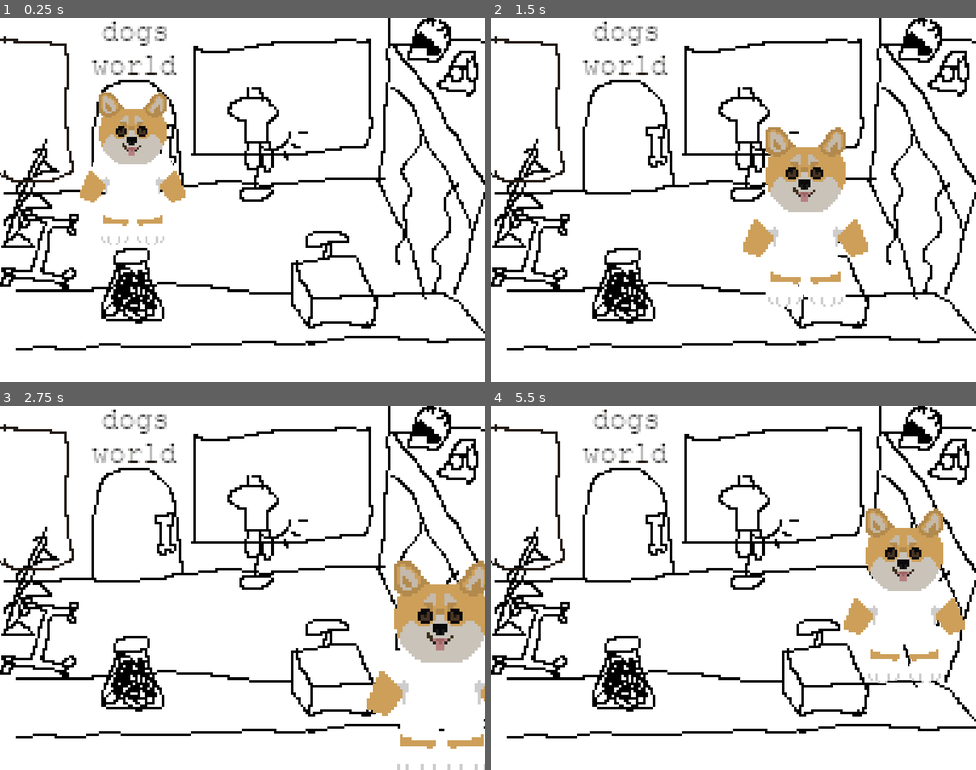
Above: before the commit, frames 1-4 (two rows, left to right).
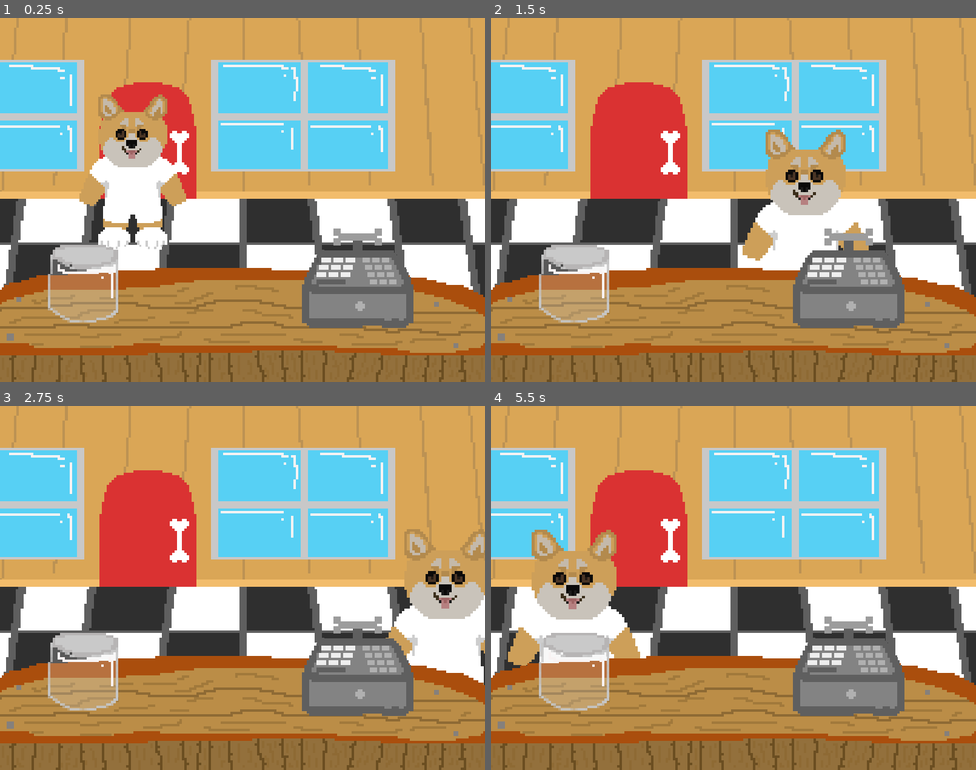
Above: after the commit, the same moments.

Repository: Katie-N/Its-a-Dogs-World
Game: Godot game, scene res://Scenes/Shop/shop.tscn
Two runs of this game, one before a commit and one after it. Both use one fixed random seed, a clock stepped at 60 frames per second and the inputs below. The project has no main scene, so this scene is started directly.
Inputs:
- Up to frame 1 (0.25 s): no input
- Up to frame 2 (1.5 s): tap Enter at 0.5 s; hold Right (move_right) 0.53-1.28 s; hold S (move_down) from 1.28 s (still down)
- Up to frame 3 (2.75 s): release S (move_down) at 2.03 s; hold Right (move_right) from 2.03 s (still down)
- Up to frame 4 (5.5 s): release Right (move_right) at 2.78 s; hold W (move_up) 2.78-3.53 s; hold A (move_left) 3.53-5.03 s; hold S (move_down) from 5.03 s (still down)

The runs differ from the first frame. In frame 1, 87% of the frame differs, in the area x 0-100%, y 0-100%; in frame 2, 88%; in frame 3, 92%; in frame 4, 91%.
Error in both runs: Attempt to call function 'get_var' in base 'null instance' on a null instance. (res://Src/sharedComponents/saver_loader.gd:74)

Commit message:
Added liam's artwork to the shop

Diff:
--- a/Scenes/Shop/shop.tscn
+++ b/Scenes/Shop/shop.tscn
@@ -2,6 +2,13 @@
 
 [ext_resource type="Texture2D" uid="uid://bbni7w7yrxpvj" path="res://Art/Backgrounds/Background Mockup.png" id="1_78vcx"]
 [ext_resource type="PackedScene" uid="uid://chb2ksgqf6a6r" path="res://Scenes/SharedComponents/dogCharacter.tscn" id="2_dqdqq"]
+[ext_resource type="Texture2D" uid="uid://crn1ecfsl6i6s" path="res://Art/Backgrounds/Shop/wall.png" id="2_kcc5r"]
+[ext_resource type="Texture2D" uid="uid://cbhditwryrebs" path="res://Art/Backgrounds/Shop/floor.png" id="3_xybqi"]
+[ext_resource type="Texture2D" uid="uid://b8vhw8tjwjltg" path="res://Art/Backgrounds/Shop/door.png" id="4_cjwgl"]
+[ext_resource type="Texture2D" uid="uid://djlfmcxvbgtle" path="res://Art/Backgrounds/Shop/window.png" id="5_fsgtm"]
+[ext_resource type="Texture2D" uid="uid://bdce1v7siwym0" path="res://Art/Backgrounds/Shop/counter.png" id="7_oha7t"]
+[ext_resource type="Texture2D" uid="uid://bpqeg2bejtvl3" path="res://Art/Backgrounds/Shop/tip jar.png" id="8_ps16d"]
+[ext_resource type="Texture2D" uid="uid://75m402oegmig" path="res://Art/Backgrounds/Shop/cash register.png" id="9_m2v70"]
 
 [sub_resource type="RectangleShape2D" id="RectangleShape2D_8dak6"]
 size = Vector2(20, 616)
@@ -9,16 +16,13 @@
 [sub_resource type="RectangleShape2D" id="RectangleShape2D_w8bjl"]
 size = Vector2(827, 20)
 
+[sub_resource type="RectangleShape2D" id="RectangleShape2D_kcc5r"]
+size = Vector2(801.85535, 295.99908)
+
 [sub_resource type="RectangleShape2D" id="RectangleShape2D_dqdqq"]
-size = Vector2(635, 299.57428)
+size = Vector2(801.85535, 201.787)
 
 [node name="Shop" type="Node2D" unique_id=11903330]
-
-[node name="BackgroundMockup" type="Sprite2D" parent="." unique_id=1847400979]
-texture_filter = 1
-position = Vector2(399.33334, 299)
-scale = Vector2(4.0133333, 4.0133333)
-texture = ExtResource("1_78vcx")
 
 [node name="Level Border" type="StaticBody2D" parent="." unique_id=1994149378]
 
@@ -38,14 +42,71 @@
 position = Vector2(403.5, 610)
 shape = SubResource("RectangleShape2D_w8bjl")
 
-[node name="Walls" type="StaticBody2D" parent="." unique_id=932934400]
+[node name="BackgroundMockup" type="Sprite2D" parent="." unique_id=1847400979]
+texture_filter = 1
+position = Vector2(399.33334, 299)
+scale = Vector2(4.0133333, 4.0133333)
+texture = ExtResource("1_78vcx")
 
-[node name="CollisionShape2D" type="CollisionShape2D" parent="Walls" unique_id=433553806]
-position = Vector2(315.4293, 129.41754)
-rotation = -0.033934284
-shape = SubResource("RectangleShape2D_dqdqq")
+[node name="Background" type="Node2D" parent="." unique_id=952078312]
+position = Vector2(-974, -653)
+scale = Vector2(4.0055456, 4.0055456)
+
+[node name="Wall" type="Sprite2D" parent="Background" unique_id=1303746513]
+position = Vector2(343, 238.00002)
+texture = ExtResource("2_kcc5r")
+
+[node name="Walls" type="StaticBody2D" parent="Background/Wall" unique_id=932934400]
+position = Vector2(-99.83711, -74.97604)
+scale = Vector2(0.24965389, 0.24965389)
+
+[node name="CollisionShape2D" type="CollisionShape2D" parent="Background/Wall/Walls" unique_id=433553806]
+position = Vector2(397.99503, 148.0075)
+rotation = -0.002494458
+shape = SubResource("RectangleShape2D_kcc5r")
+
+[node name="Floor" type="Sprite2D" parent="Background" unique_id=631873052]
+position = Vector2(342.77478, 273.371)
+texture = ExtResource("3_xybqi")
+
+[node name="Door" type="Sprite2D" parent="Background" unique_id=515715816]
+position = Vector2(304.07837, 213.45403)
+texture = ExtResource("4_cjwgl")
+
+[node name="Window" type="Sprite2D" parent="Background" unique_id=1966620950]
+position = Vector2(367.9898, 203.21826)
+texture = ExtResource("5_fsgtm")
+
+[node name="Window2" type="Sprite2D" parent="Background" unique_id=676546841]
+position = Vector2(239.91736, 203.21825)
+texture = ExtResource("5_fsgtm")
 
 [node name="DogCharacter" parent="." unique_id=1917843070 instance=ExtResource("2_dqdqq")]
 position = Vector2(219.00002, 250)
 scale = Vector2(0.44961163, 0.44961163)
 static_size = false
+
+[node name="Foreground" type="Node2D" parent="." unique_id=1440345645]
+position = Vector2(-974, -653)
+scale = Vector2(4.0055456, 4.0055456)
+
+[node name="Counter" type="Sprite2D" parent="Foreground" unique_id=1568996705]
+position = Vector2(343.0244, 289.34894)
+texture = ExtResource("7_oha7t")
+
+[node name="Walls" type="StaticBody2D" parent="Foreground/Counter" unique_id=1822136265]
+position = Vector2(-99.83711, -74.97604)
+scale = Vector2(0.24965389, 0.24965389)
+
+[node name="CollisionShape2D" type="CollisionShape2D" parent="Foreground/Counter/Walls" unique_id=2080920368]
+position = Vector2(397.02423, 404.2131)
+rotation = -0.002494458
+shape = SubResource("RectangleShape2D_dqdqq")
+
+[node name="TipJar" type="Sprite2D" parent="Foreground" unique_id=1366738394]
+position = Vector2(277.36545, 272.37238)
+texture = ExtResource("8_ps16d")
+
+[node name="CashRegister" type="Sprite2D" parent="Foreground" unique_id=332957536]
+position = Vector2(390.45868, 270.1255)
+texture = ExtResource("9_m2v70")
